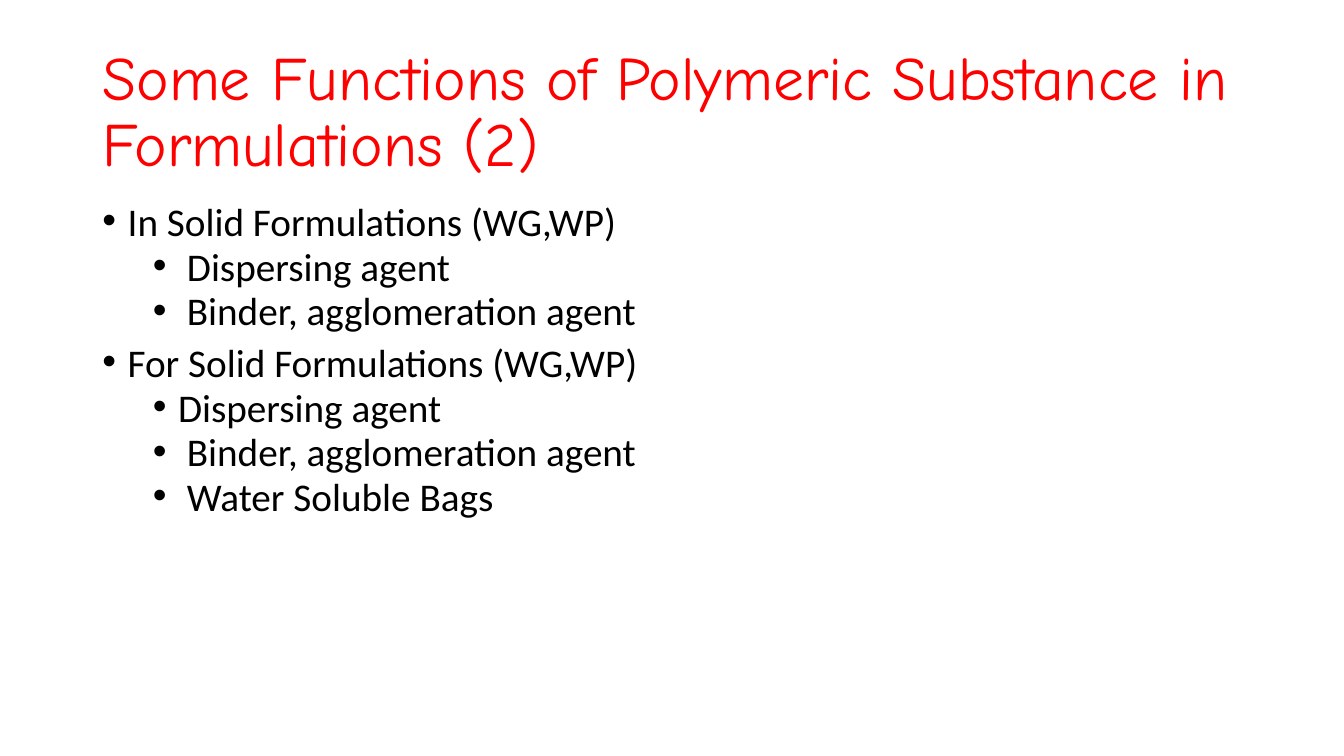
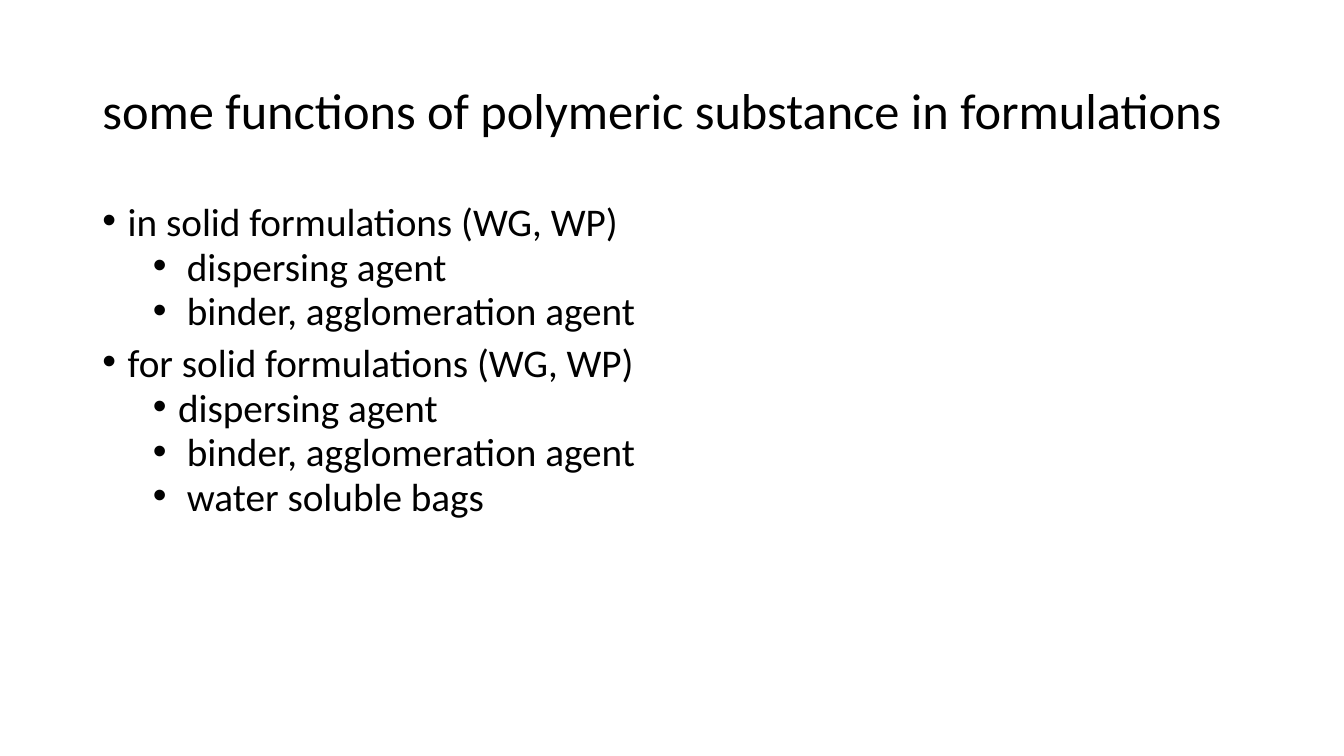
Before and after one commit to LilianaBohus/chemistry-presenations, a slide deck: slide 63 of formulations-and-surfactants.pptx. Drawn at 1344x756 pixels with LibreOffice and Linux fonts; fonts in the diff are those of the drawing. Boxes give left, top, right and bottom in pixels: in the first picture for what was removed or moved away, otherwise in the second. Text is boxed around its words. In the diff, an @@ line names an element or a change of style, - is before the commit and + after.

```diff
--- a/formulations-and-surfactants.pptx
+++ b/formulations-and-surfactants.pptx
@@ title at <box>102,94,1221,137</box>: text changed; size 44 to 36 pt; font Comic Neue to Calibri; text colour #FF0000 to #000000 @@
-Some Functions of Polymeric Substance in Formulations (2)
+some functions of polymeric substance in formulations
@@ text at <box>128,207,635,518</box>: text changed @@
-• In Solid Formulations (WG,WP)
-  • Dispersing agent
-  • Binder, agglomeration agent
-• For Solid Formulations (WG,WP)
-  • Dispersing agent
-  • Binder, agglomeration agent
-  • Water Soluble Bags
+• in solid formulations (WG, WP)
+  • dispersing agent
+  • binder, agglomeration agent
+• for solid formulations (WG, WP)
+  • dispersing agent
+  • binder, agglomeration agent
+  • water soluble bags
```
Also in this commit, not shown: 17 other slides changed.
